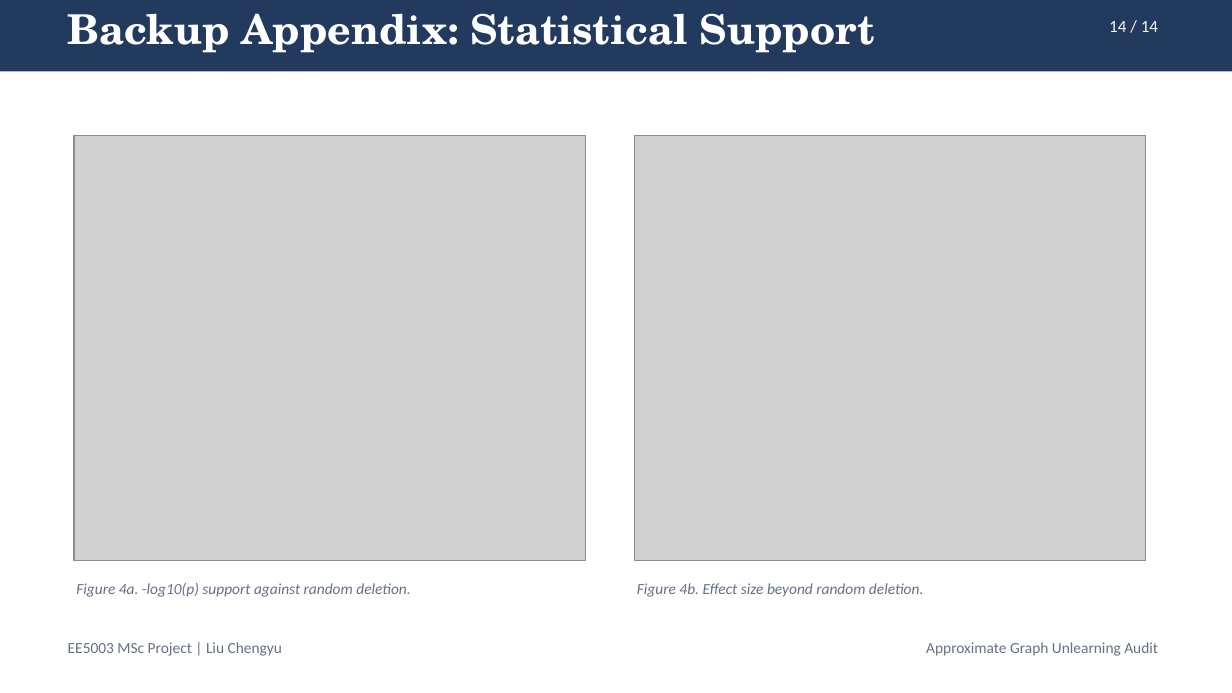
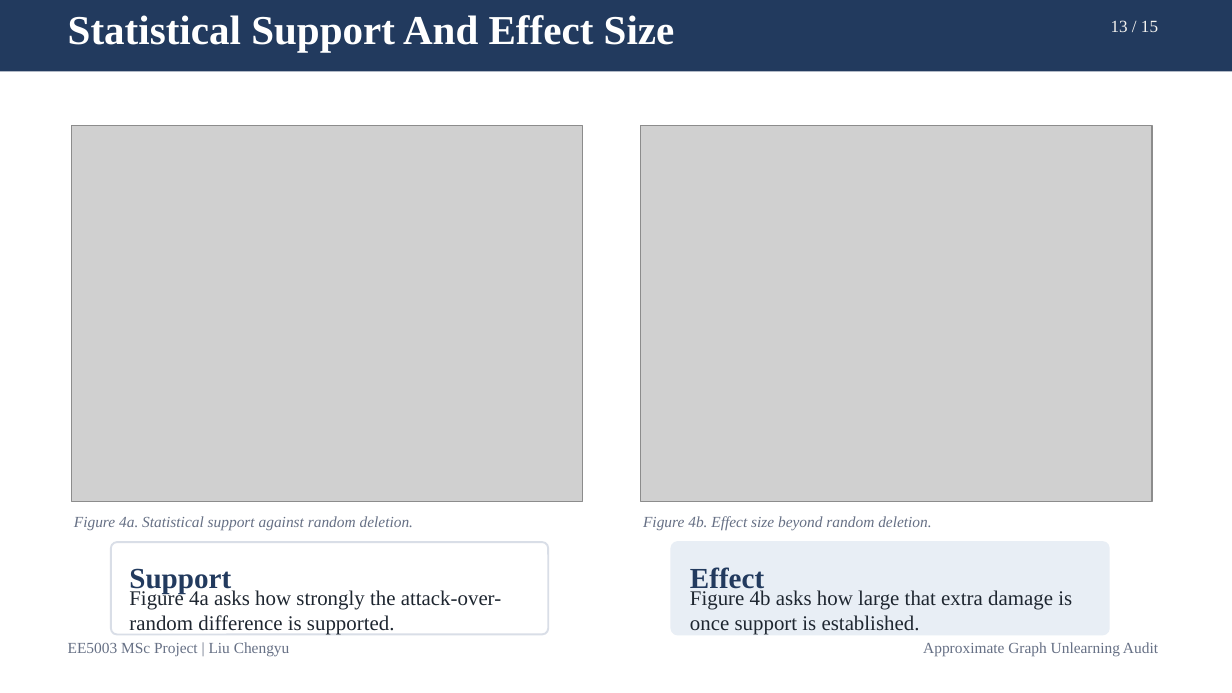
Before and after one commit to lelelelelelelelelelelelele/OpenGU, a slide deck: slide 13 of GULib-master/report/0417_5003report/ppt/out-test/final_15min_defense.pptx (slide 14 before the commit). Drawn at 1232x693 pixels with LibreOffice and Linux fonts; fonts in the diff are those of the drawing; grey boxes stand for pictures. Boxes give left, top, right and bottom in pixels: in the first picture for what was removed or moved away, otherwise in the second. Text is boxed around its words. In the diff, an @@ line names an element or a change of style, - is before the commit and + after.

Commit message:
feat: iterate defense deck content, styling and export

```diff
--- a/GULib-master/report/0417_5003report/ppt/out-test/final_15min_defense.pptx
+++ b/GULib-master/report/0417_5003report/ppt/out-test/final_15min_defense.pptx
@@ text at [68, 15, 675, 52]: text changed; font TeX Gyre Schola to Times New Roman @@
-Backup Appendix: Statistical Support
+Statistical Support And Effect Size
@@ text at [1111, 20, 1158, 32]: text changed; font Calibri to Times New Roman @@
-14 / 14
+13 / 15
@@ picture: place and size @@
-picture at [74, 136, 585, 561]
+picture at [71, 126, 583, 501]
@@ picture: place and size @@
-picture at [634, 136, 1146, 561]
+picture at [641, 126, 1152, 501]
@@ text at [74, 516, 413, 530]: text changed; font Calibri to Times New Roman @@
-Figure 4a. -log10(p) support against random deletion.
+Figure 4a. Statistical support against random deletion.
@@ font Calibri to Times New Roman in 3 elements at [68, 642, 290, 657], [923, 642, 1158, 657], [643, 516, 931, 530] @@
@@ text "Figure 4b. Effect size beyond ...": place and size @@
-text "Figure 4b. Effect size beyond ..." at [637, 583, 923, 597]
+text "Figure 4b. Effect size beyond ..." at [643, 516, 931, 530]
@@ rounded rectangle added at [111, 542, 548, 634], fill #FFFFFF, outline #D9DEE7 1.1 pt @@
@@ text added at [129, 568, 231, 593], 17 pt, text #223A5E, bold @@
+Support
@@ rounded rectangle added at [671, 542, 1109, 634], fill #E8EEF5, outline #E8EEF5 1.1 pt @@
@@ text added at [690, 567, 764, 593], 17 pt, text #223A5E, bold @@
+Effect
@@ text added at [129, 589, 501, 635], 12.2 pt, text #1E2630 @@
+Figure 4a asks how strongly the attack-over-random difference is supported.
@@ text added at [690, 590, 1072, 635], 12.2 pt, text #1E2630 @@
+Figure 4b asks how large that extra damage is once support is established.
```
Also in this commit, not shown: 8 other slides changed, 6 slides added, 5 slides removed, 43 other files.
